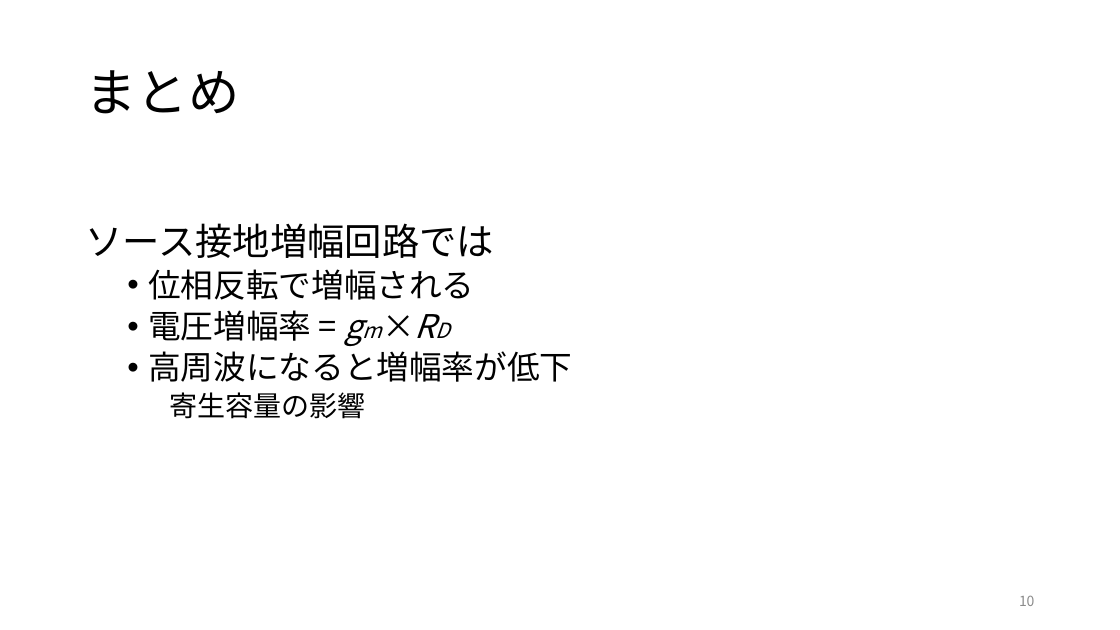
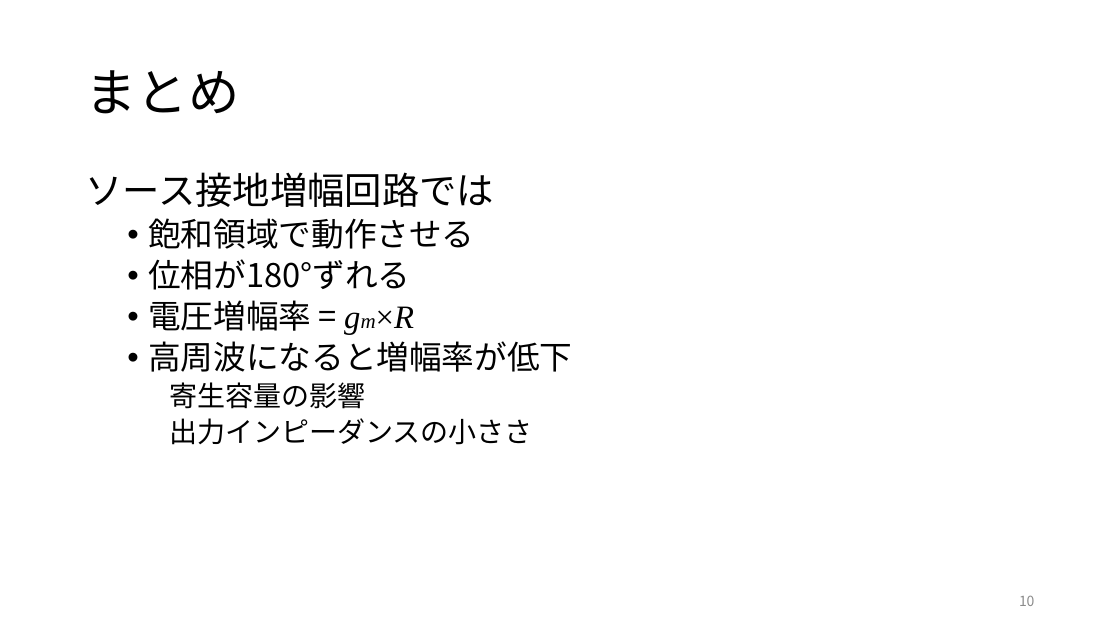
Before and after one commit to yoidea/design_project, a slide deck: slide 10 of design_project1.pptx. Drawn at 1120x630 pixels with LibreOffice and Linux fonts; fonts in the diff are those of the drawing. Boxes give left, top, right and bottom in pixels: in the first picture for what was removed or moved away, otherwise in the second. Text is boxed around its words. In the diff, an @@ line names an element or a change of style, - is before the commit and + after.

```diff
--- a/design_project1.pptx
+++ b/design_project1.pptx
@@ text at [148,218,474,331]: text changed @@
-  • 位相反転で増幅される
-  • 電圧増幅率 = gm×RD
+  • 飽和領域で動作させる
+  • 位相が180°ずれる
+  • 電圧増幅率 = gm×R
@@ text at [169,418,532,445]: paragraph added @@
+    出力インピーダンスの小ささ
```
Also in this commit, not shown: 2 other slides changed.
